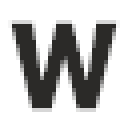
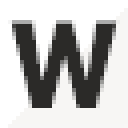
Before/after of a (128, 128) layered artwork. What changed in the layer stack:
painted on "W" over [8,20,120,112]
painted on "Background" over [8,8,128,128]
